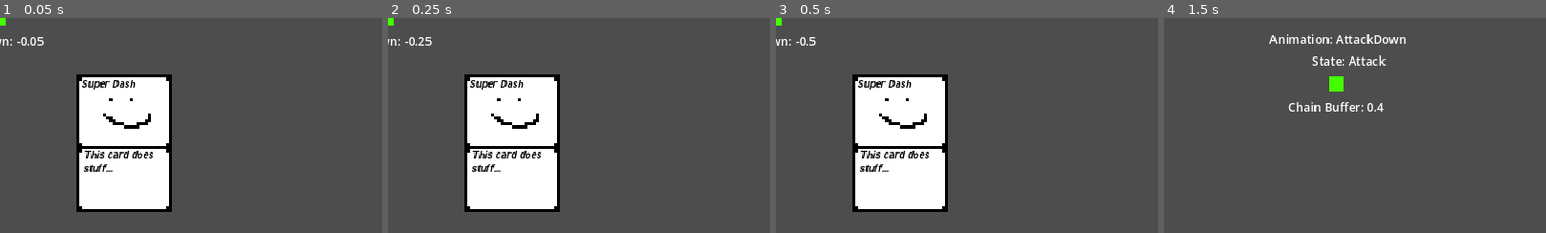
Above: before the commit, frames 1-4 (left to right).
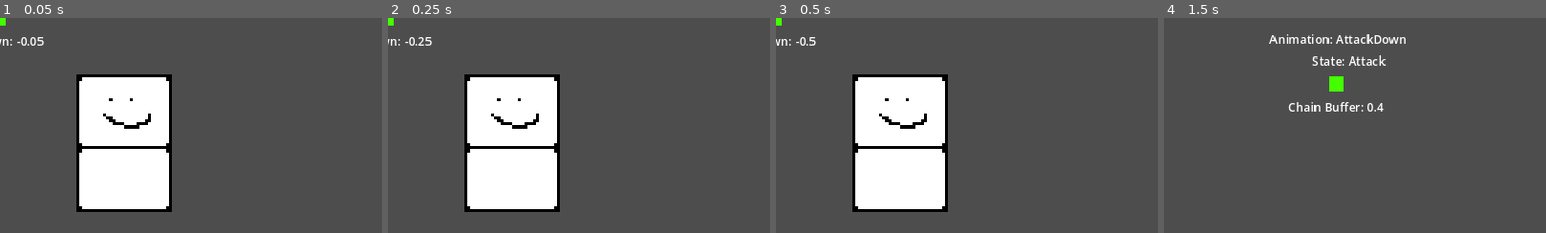
Above: after the commit, the same moments.

Repository: UVGDClub/PassTheGame_2024
Game: Godot game, scene res://src/main_temp.tscn
Two runs of this game, one before a commit and one after it. Both use one fixed random seed, a clock stepped at 60 frames per second and the inputs below.
Inputs (mouse positions are % of the whole screen's width and height, from its top left):
- Up to frame 1 (0.05 s): no input
- Up to frame 2 (0.25 s): no input
- Up to frame 3 (0.5 s): no input
- Up to frame 4 (1.5 s): move the mouse to (72, 45) at 0.52 s; hold D (right) 0.53-1.28 s; right-click (72, 45) at 0.6 s; move the mouse to (30, 55) at 1.27 s; hold S (down) from 1.28 s (still down); click (30, 55) at 1.35 s
The pictures show only the part of the screen within x 0-50%, y 0-50%; the shares and areas given below are measured in that part.

The runs differ from the first frame. In frame 1, 0.9% of the frame differs, in the area x 21-41%, y 28-72%; in frame 2, 0.9%; in frame 3, 0.9%; in frame 4, nothing differs.

Commit message:
Fix card system

Diff:
--- a/project.godot
+++ b/project.godot
@@ -17,9 +17,8 @@
 
 [autoload]
 
-CardsManager="*res://src/managers/cards_manager.gd"
 DeckManager="*res://src/managers/deck_manager.tscn"
-SfxManager="*res://src/managers/sfx_manager.gd"
+SfxManager="*res://src/managers/sfx_manager.tscn"
 
 [display]
 
--- a/src/cards/super_dash_card_temp.tscn
+++ b/src/cards/super_dash_card_temp.tscn
@@ -1,47 +1,27 @@
-[gd_scene load_steps=6 format=3 uid="uid://be00ijskpc5ri"]
+[gd_scene load_steps=5 format=3 uid="uid://be00ijskpc5ri"]
 
 [ext_resource type="Texture2D" uid="uid://uijbtnjtthj0" path="res://assets/art/cards/card_1_temp.png" id="1_7gh2s"]
 [ext_resource type="Script" path="res://src/cards/super_dash_card_temp.gd" id="1_gy351"]
 [ext_resource type="AudioStream" uid="uid://causwrfaklwgg" path="res://assets/audio/sfx/on_super_dash_card_drawn_temp.wav" id="2_1myuh"]
-[ext_resource type="FontFile" uid="uid://dslvmccm7rnqy" path="res://assets/fonts/Tuffy_Bold_Italic_temp/Tuffy_Bold_Italic.otf" id="2_2owx4"]
 
-[sub_resource type="RectangleShape2D" id="RectangleShape2D_mygx0"]
-size = Vector2(128, 186)
+[sub_resource type="RectangleShape2D" id="RectangleShape2D_uwgho"]
+size = Vector2(125, 182)
 
 [node name="super_dash_card_temp" type="Node2D"]
 script = ExtResource("1_gy351")
+super_dash_length = 4.0
+dash_time_increase = 0.3
 card_name = "Super Dash"
-card_description = "Increases your dash length for 8 seconds"
+card_description = "Increases your dash length for 4 seconds"
 on_card_played_sfx = ExtResource("2_1myuh")
 
-[node name="card_sprite" type="Sprite2D" parent="."]
+[node name="Sprite2D" type="Sprite2D" parent="."]
 texture = ExtResource("1_7gh2s")
 
-[node name="name_text" type="Label" parent="."]
-offset_left = -58.0
-offset_top = -86.0
-offset_right = 52.0
-offset_bottom = -53.0
-theme_override_colors/font_color = Color(0, 0, 0, 1)
-theme_override_fonts/font = ExtResource("2_2owx4")
-theme_override_font_sizes/font_size = 14
-text = "Super Dash"
-autowrap_mode = 3
-
-[node name="description_text" type="Label" parent="."]
-offset_left = -55.0
-offset_top = 9.0
-offset_right = 55.0
-offset_bottom = 87.0
-theme_override_colors/font_color = Color(0, 0, 0, 1)
-theme_override_fonts/font = ExtResource("2_2owx4")
-theme_override_font_sizes/font_size = 14
-text = "This card does stuff..."
-autowrap_mode = 3
-
-[node name="pickup_area_2d" type="Area2D" parent="."]
+[node name="Area2D" type="Area2D" parent="."]
 collision_layer = 2
 collision_mask = 0
 
-[node name="CollisionShape2D" type="CollisionShape2D" parent="pickup_area_2d"]
-shape = SubResource("RectangleShape2D_mygx0")
+[node name="CollisionShape2D" type="CollisionShape2D" parent="Area2D"]
+position = Vector2(0.5, 1)
+shape = SubResource("RectangleShape2D_uwgho")
--- a/src/managers/deck_manager.gd
+++ b/src/managers/deck_manager.gd
@@ -33,7 +33,7 @@
 
 func add_card(card: Card) -> void:
 	full_deck.append(card)
-	discard_pile.append(card)
+	draw_pile.append(card)
 
 
 func remove_card(card: Card) -> void:
@@ -43,18 +43,22 @@
 
 
 func shuffle_deck() -> void:
-	SfxManager.play_sfx(shuffle_sfx, 0.05)
+	print("shuffle")
 	discard_pile = []
 	draw_pile = full_deck.duplicate()
 	draw_pile.shuffle()
 	emit_signal("deck_shuffled")
 	timer.start(SHUFFLE_TIME)
+	await get_tree().create_timer(1).timeout
+	SfxManager.play_sfx(shuffle_sfx, 0.05)
 
 
 func draw_card() -> void:
-	var drawn_card: Card = draw_pile.front()
-	if drawn_card == null:
+	print("draw")
+	if len(draw_pile) <= 0:
+		shuffle_deck()
 		return
+	var drawn_card: Card = draw_pile.pop_front()
 
 	drawn_card.on_drawn()
 	drawn_card.play()
--- a/src/player/player.gd
+++ b/src/player/player.gd
@@ -134,3 +134,4 @@
 	if card_pickup is Card:
 		DeckManager.add_card(card_pickup)
 		card_pickup.visible = false
+		card_pickup.position = Vector2(100000, 100000) # I'm so sorry
